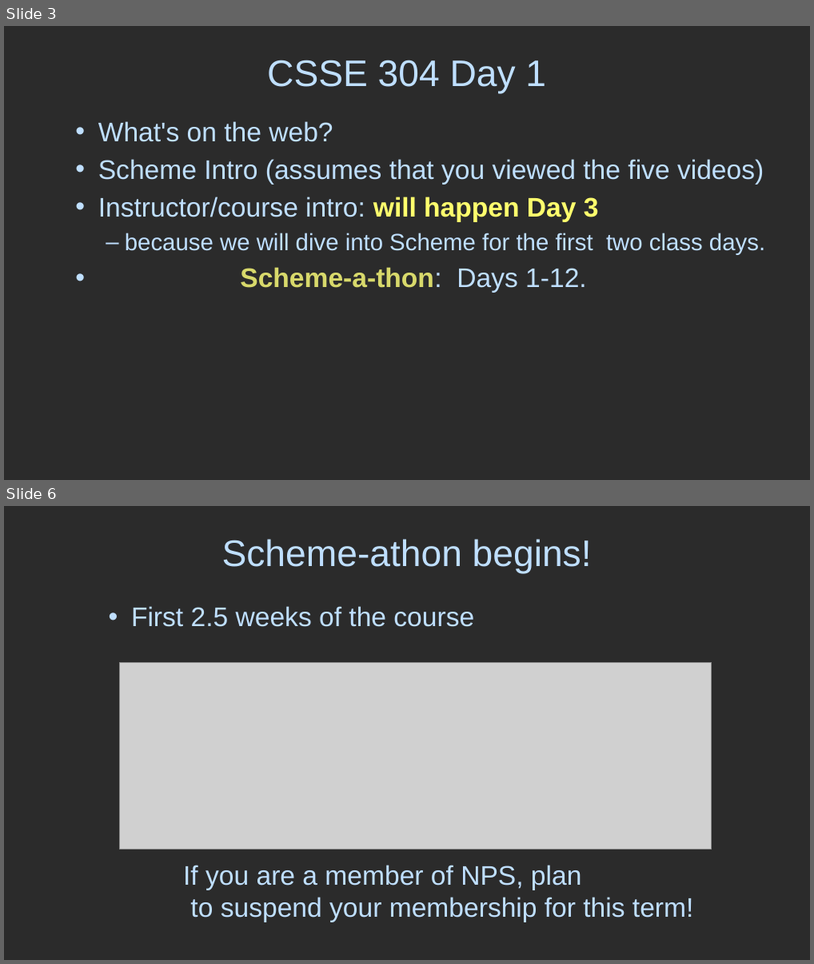
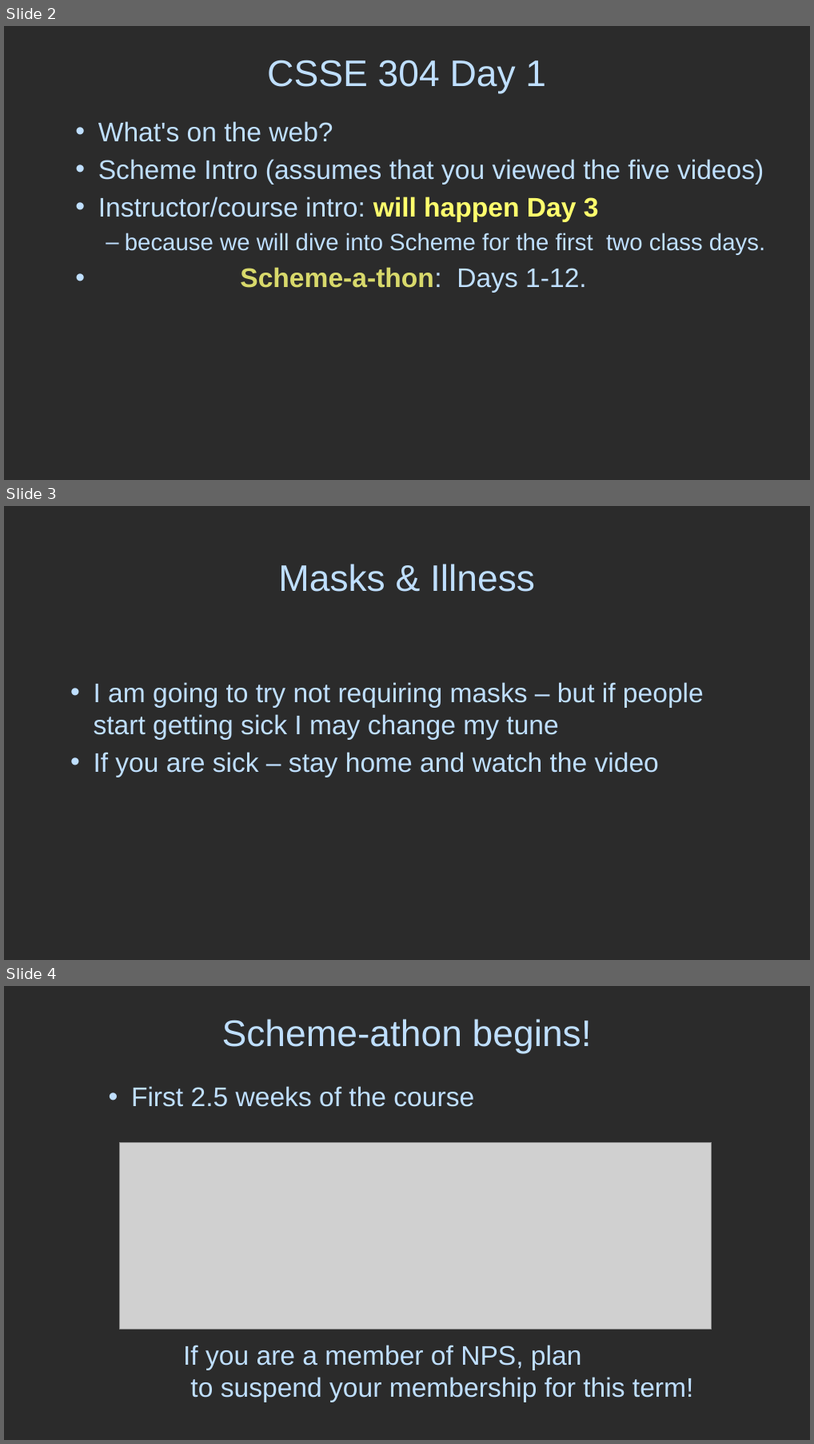
Before and after one commit to RHIT-CSSE/csse304, a slide deck: ClassMaterials/SchemeIntro/SchemeIntro.pptx. Shown one above the other, each under a label of ours: slides 3 and 6 before the commit, slides 2, 3 and 4 after it; the slides between them are not shown. The pictures are 814x964 and 814x1444 pixels, drawn with LibreOffice and Linux fonts; fonts in the diff are those of the drawing; grey boxes stand for pictures; background and template pictures are left out; a plain dark background stands for a picture behind light text. Boxes give left, top, right and bottom in pixels: in the first picture for what was removed or moved away, otherwise in the second. Text is boxed around its words. In the diff, an @@ line names an element or a change of style, - is before the commit and + after.

```diff
--- a/ClassMaterials/SchemeIntro/SchemeIntro.pptx
+++ b/ClassMaterials/SchemeIntro/SchemeIntro.pptx
@@ slide 3 added at bbox=[4, 506, 810, 960], background picture (left out) @@
@@ title added at bbox=[278, 564, 535, 592], 44 pt, text #BFDFFF @@
+Masks & Illness
@@ text added at bbox=[94, 682, 704, 777], 32 pt, text #BFDFFF @@
+• I am going to try not requiring masks – but if people start getting sick I may change my tune
+• If you are sick – stay home and watch the video
@@ what was slide 3 is now slide 2 @@
@@ what was slide 6 is now slide 4 @@
```
Also in this commit, not shown: 2 slides changed, 1 other slide added, 3 slides removed, 2 other files.
